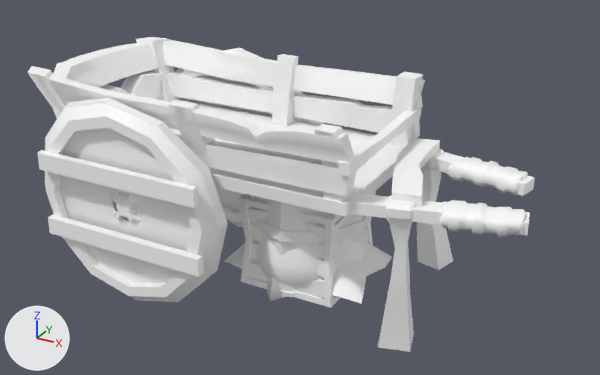
An edit to the FBX model Assets/Meshes/Asset_Pack_01.fbx, drawn before and after from the same camera.
Camera for both pictures: a 50 mm camera at (3.31, -5.35, 3.31) aimed at (0.37, -0.01, 0.64). Arrows for +X, +Y and +Z are at lower left; the lights stay in place. Where no turn or scale is listed for an object, it has been applied to the vertices.

In view in the first picture: 'Barrel_Wooden_01', 'Cart_Wood_01', 'Crate_Wooden_01', 'Sack_Flat_01', 'Sack_Tied_03'.
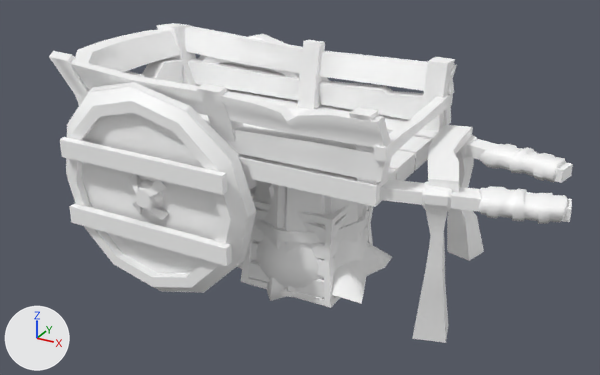
The newer file is also turned or shifted as a whole; pictures and numbers use the older file's frame.

Boxes (x1, y1, x2, y2) around the edits, measured in the pictures (600 x 375 px):
```json
{"object": "Cart_Wooden_01", "change": "added", "after": [49, 23, 573, 343]}
{"object": "Cart_Wood_01", "change": "deleted", "before": [27, 37, 535, 352]}
```

The change, as JSON lines over the scene's bpy script:
```json
{"op": "add", "block": "me_mesh_004_1", "code": ["me_mesh_004_1 = bpy.data.meshes.new('Mesh.004')", "me_mesh_004_1.from_pydata(...)  # 1570 vertices, 1472 faces; spans x -2.06..2.06, y -1.0..1.0, z -0.01..1.77", "me_mesh_004_1.materials.append(mat_asset_pack_01_texture)  # its picture is missing"]}
{"op": "remove", "block": "ob_cart_wood_01", "code": ["ob_cart_wood_01 = bpy.data.objects.new('Cart_Wood_01', me_mesh_004)", "ob_cart_wood_01.location = (0.452, 0.0, -0.109)"]}
{"op": "add", "block": "ob_cart_wooden_01", "code": ["ob_cart_wooden_01 = bpy.data.objects.new('Cart_Wooden_01', me_mesh_004_1)", "ob_cart_wooden_01.location = (0.452, 0.0, -0.109)"]}
```
